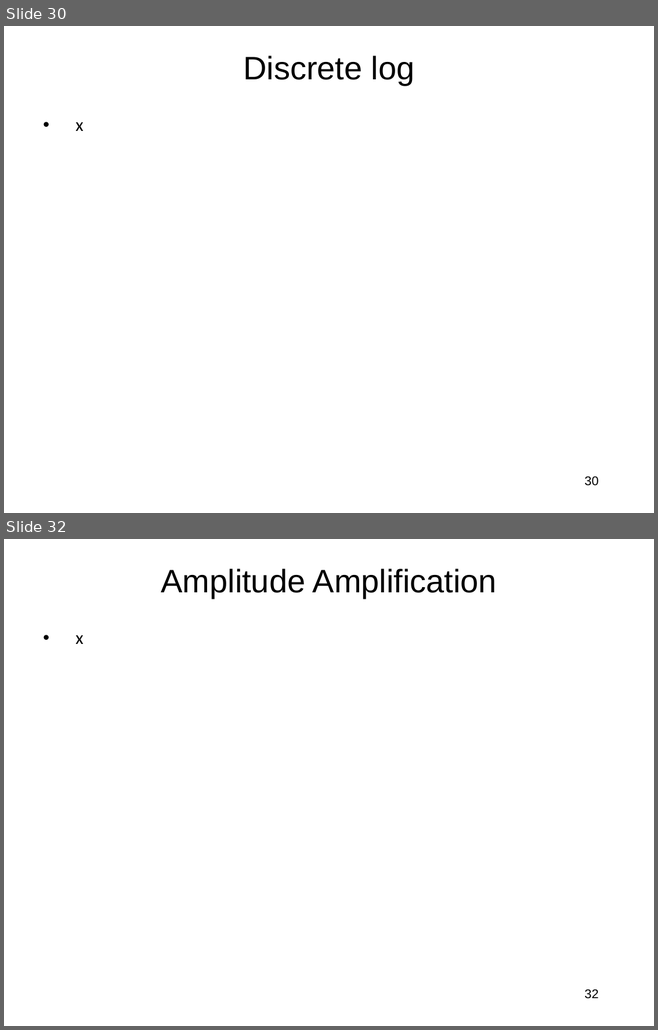
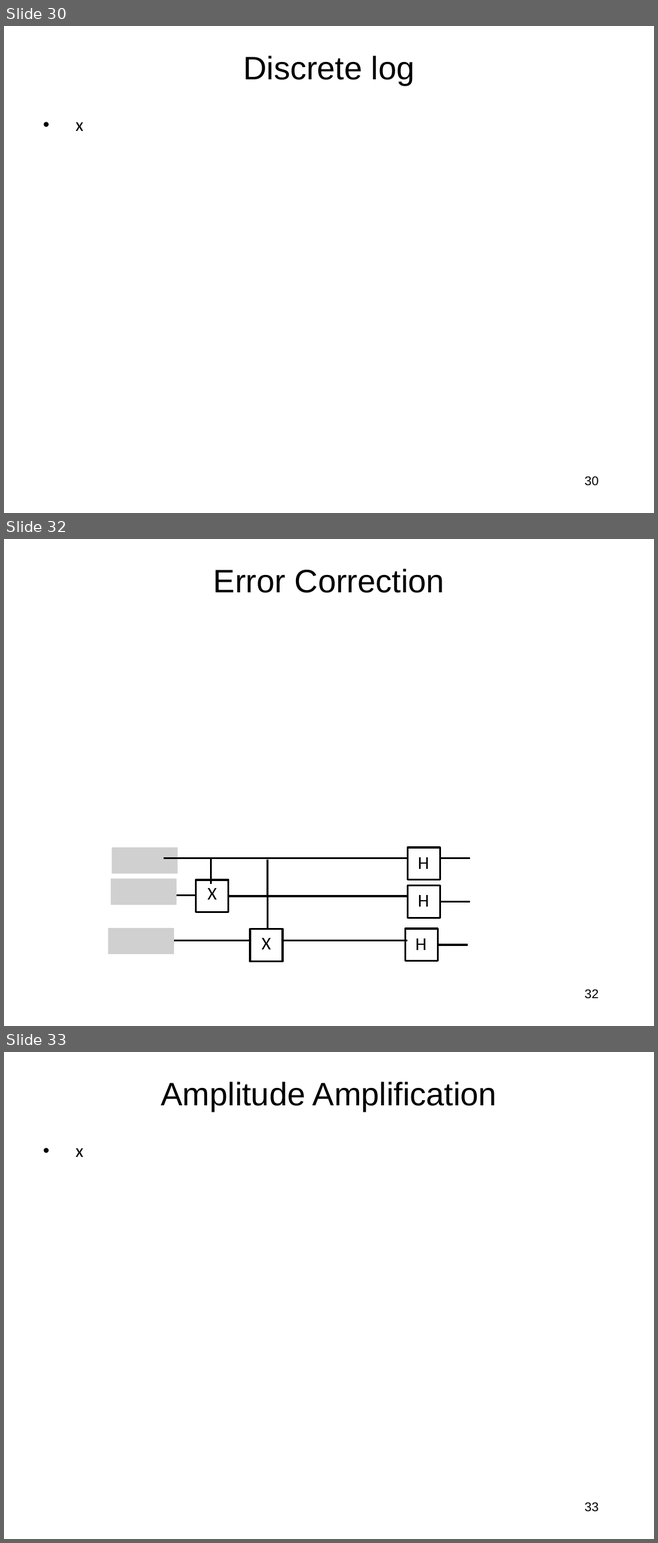
Before and after one commit to jlmucb/class_notes, a slide deck: BerkeleyClass/CS290Spring2013/Lectures/QC.pptx. Shown one above the other, each under a label of ours: slides 30 and 32 before the commit, slides 30, 32 and 33 after it; the slides between them are not shown. The pictures are 658x1030 and 658x1543 pixels, drawn with LibreOffice and Linux fonts; fonts in the diff are those of the drawing; grey boxes stand for pictures. Boxes give left, top, right and bottom in pixels: in the first picture for what was removed or moved away, otherwise in the second. Text is boxed around its words. In the diff, an @@ line names an element or a change of style, - is before the commit and + after.

```diff
--- a/BerkeleyClass/CS290Spring2013/Lectures/QC.pptx
+++ b/BerkeleyClass/CS290Spring2013/Lectures/QC.pptx
@@ slide 32 added at (x1=4, y1=539, x2=654, y2=1026), background #FFFFFF @@
@@ title added at (x1=213, y1=569, x2=444, y2=593), 36 pt, text #000000 @@
+Error Correction
@@ picture added at (x1=112, y1=848, x2=177, y2=874) @@
@@ rectangle added at (x1=408, y1=848, x2=440, y2=880), outline #000000 2 pt @@
@@ line added from (163, 859) to (407, 859), #000000 2 pt @@
@@ line added from (210, 857) to (210, 884), #000000 2 pt @@
@@ line added from (267, 860) to (268, 929), #000000 2 pt @@
@@ text added at (x1=418, y1=857, x2=429, y2=869), 20 pt, text #000000 @@
+H
@@ line added from (439, 859) to (470, 859), #000000 2 pt @@
@@ picture added at (x1=111, y1=879, x2=176, y2=905) @@
@@ rectangle added at (x1=195, y1=880, x2=228, y2=913), outline #000000 2 pt @@
@@ rectangle added at (x1=408, y1=885, x2=440, y2=918), outline #000000 2 pt @@
@@ line added from (166, 895) to (195, 895), #000000 2 pt @@
@@ text added at (x1=208, y1=888, x2=217, y2=900), 20 pt, text #000000 @@
+X
@@ line added from (228, 896) to (407, 896), #000000 2 pt @@
@@ text added at (x1=418, y1=895, x2=429, y2=907), 20 pt, text #000000 @@
+H
@@ line added from (439, 901) to (470, 901), #000000 2 pt @@
@@ picture added at (x1=108, y1=928, x2=173, y2=954) @@
@@ rectangle added at (x1=250, y1=929, x2=282, y2=962), outline #000000 2 pt @@
@@ text added at (x1=262, y1=938, x2=271, y2=950), 20 pt, text #000000 @@
+X
@@ rectangle added at (x1=405, y1=929, x2=437, y2=961), outline #000000 2 pt @@
@@ text added at (x1=415, y1=939, x2=426, y2=950), 20 pt, text #000000 @@
+H
@@ line added from (158, 941) to (250, 941), #000000 2 pt @@
@@ line added from (282, 941) to (407, 941), #000000 2 pt @@
@@ line added from (437, 945) to (467, 945), #000000 2 pt @@
@@ page number added at (x1=584, y1=989, x2=598, y2=999), 14 pt, text #000000 @@
+32
@@ what was slide 32 is now slide 33 @@
@@ page number at (x1=584, y1=1502, x2=598, y2=1512): text changed @@
-32
+33
```
Also in this commit, not shown: 1 slide changed.
